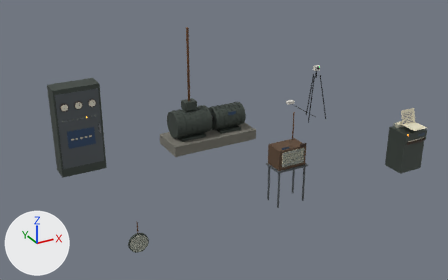
A saved change to the Blender file assets/blender/wardzero/FW_Props_WardZero.blend.
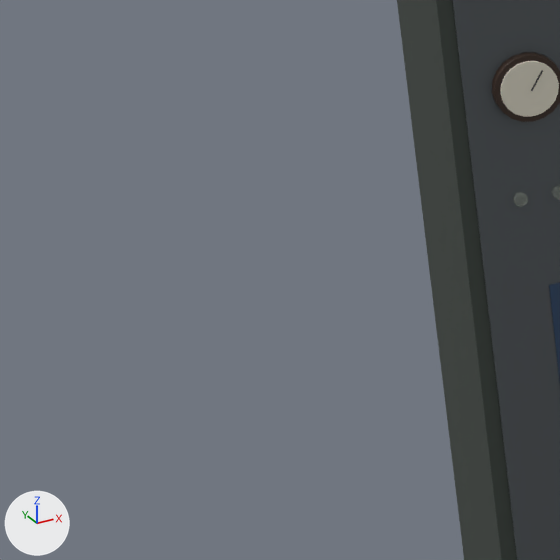
Each version appears first whole from a 50 mm lens placed at (-3.25, -9.13, 6.2), pointed at (3.22, 2.63, 0.32), and next in a close-up on the part from 0% to 15% of the width and 35% to 59% of the height. The axes (+X, +Y, +Z) are drawn at lower left. The lights are the same throughout. The first two pictures are the older version.

The first close-up shows 'PROP_Cabinet_Relay_Historic_Mesh'.
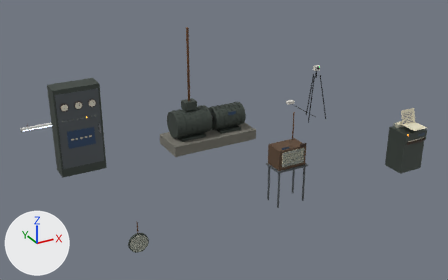
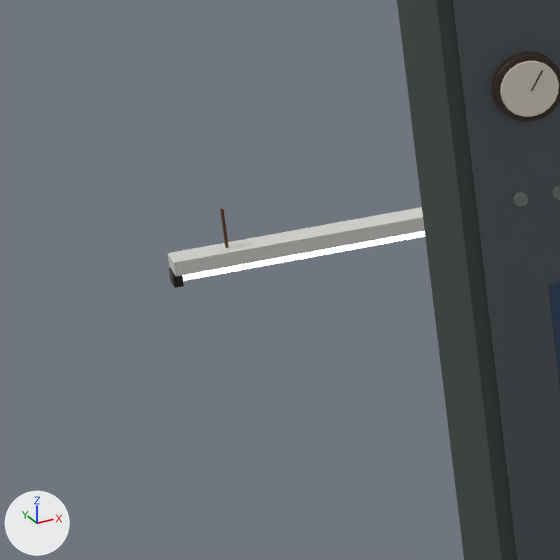
What changed in the scene script:
```text
Add mat_m_emissive_tube_cold:
    mat_m_emissive_tube_cold = principled_material('M_Emissive_Tube_Cold')
    mat_m_emissive_tube_cold.base_color = (0.776, 0.839, 0.888)  # white #e4ecf2
    mat_m_emissive_tube_cold.roughness = 0.4
    mat_m_emissive_tube_cold.emission_color = (0.716, 0.799, 0.888)  # pale blue #dce7f2
    mat_m_emissive_tube_cold.emission_strength = 3.5
Add mat_m_steel_painted_white:
    mat_m_steel_painted_white = principled_material('M_Steel_Painted_White')
    mat_m_steel_painted_white.base_color = (0.768, 0.768, 0.73)  # light grey #e3e3de
    mat_m_steel_painted_white.metallic = 0.2
    mat_m_steel_painted_white.roughness = 0.45
Add me_prop_light_fluorescent_batten_tube:
    me_prop_light_fluorescent_batten_tube.from_pydata(...)  # a 10-sided cylinder along x spanning x -0.6..0.6, y -0.016..0.016, z -0.22..-0.19
    for i in [*range(0, 8), 9, 10]: me_prop_light_fluorescent_batten_tube.polygons[i].use_smooth = True
    me_prop_light_fluorescent_batten_tube.materials.append(mat_m_emissive_tube_cold)  # white #e4ecf2, glowing pale blue #dce7f2
Add me_prop_light_fluorescent_batten_mesh:
    me_prop_light_fluorescent_batten_mesh.from_pydata(...)  # a box spanning x -0.63..0.63, y -0.045..0.045, z -0.185..-0.135, material slot 0; a box spanning x -0.635..-0.605, y -0.03..0.03, z -0.23..-0.18, material slot 2; a 6-sided cylinder along z spanning x -0.455..-0.445, y -0.006..0.006, z -0.14..0.0, material slot 1; a 6-sided cylinder along z spanning x 0.445..0.455, y -0.006..0.006, z -0.14..0.0, material slot 1; a box spanning x 0.605..0.635, y -0.03..0.03, z -0.23..-0.18, material slot 2
    for i in [8, 11, 13, 14, 17, *range(20, 24), 25, 28, 31]: me_prop_light_fluorescent_batten_mesh.polygons[i].use_smooth = True
    me_prop_light_fluorescent_batten_mesh.materials.append(mat_m_steel_painted_white)  # light grey #e3e3de
    me_prop_light_fluorescent_batten_mesh.materials.append(mat_m_metal_rust)  # brown #6b4a32
    me_prop_light_fluorescent_batten_mesh.materials.append(mat_m_plastic_black)  # black #141516
Add ob_prop_light_fluorescent_batten_tube:
    ob_prop_light_fluorescent_batten_tube = bpy.data.objects.new('PROP_Light_Fluorescent_Batten_Tube', me_prop_light_fluorescent_batten_tube)
    ob_prop_light_fluorescent_batten_tube.parent = ob_prop_light_fluorescent_batten
    ob_prop_light_fluorescent_batten_tube.location = (0.0, 0.0, 0.0)
Add ob_prop_light_fluorescent_batten:
    ob_prop_light_fluorescent_batten = bpy.data.objects.new('PROP_Light_Fluorescent_Batten', None)
    ob_prop_light_fluorescent_batten.location = (0.0, 6.8, 0.0)
Add ob_prop_light_fluorescent_batten_mesh:
    ob_prop_light_fluorescent_batten_mesh = bpy.data.objects.new('PROP_Light_Fluorescent_Batten_Mesh', me_prop_light_fluorescent_batten_mesh)
    ob_prop_light_fluorescent_batten_mesh.parent = ob_prop_light_fluorescent_batten
    ob_prop_light_fluorescent_batten_mesh.location = (0.0, 0.0, 0.0)
    _m = ob_prop_light_fluorescent_batten_mesh.modifiers.new('Bevel', 'BEVEL')
    _m.width = 0.002
    _m.width_pct = 0.002
    _m.segments = 2
    _m.angle_limit = 0.611
```

What differs and where, as boxes (x1, y1, x2, y2) in the close-ups (560 x 560 px):
'PROP_Light_Fluorescent_Batten_Mesh', added: after (168, 207, 425, 288)
    faces in mat_m_steel_painted_white (light grey #e3e3de): (168, 207, 425, 276)
    faces in mat_m_plastic_black (black #141516): (169, 268, 184, 288)
    faces in mat_m_metal_rust (brown #6b4a32): (220, 208, 229, 248)
'PROP_Light_Fluorescent_Batten_Tube', added: after (183, 231, 425, 281)
